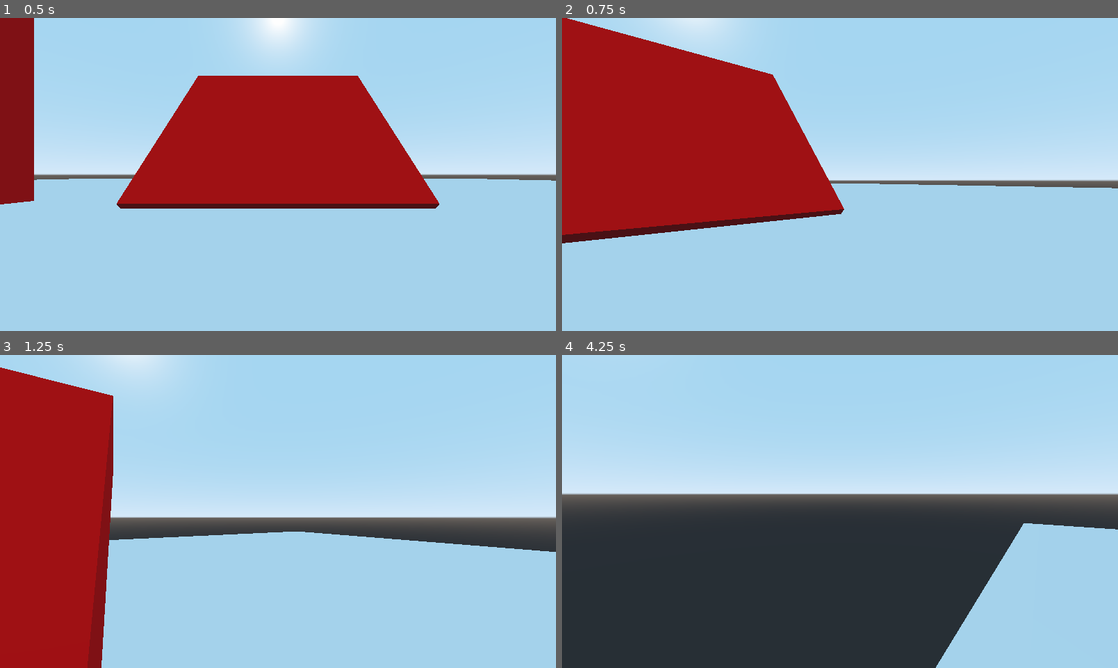
Above: before the commit, frames 1-4 (two rows, left to right).
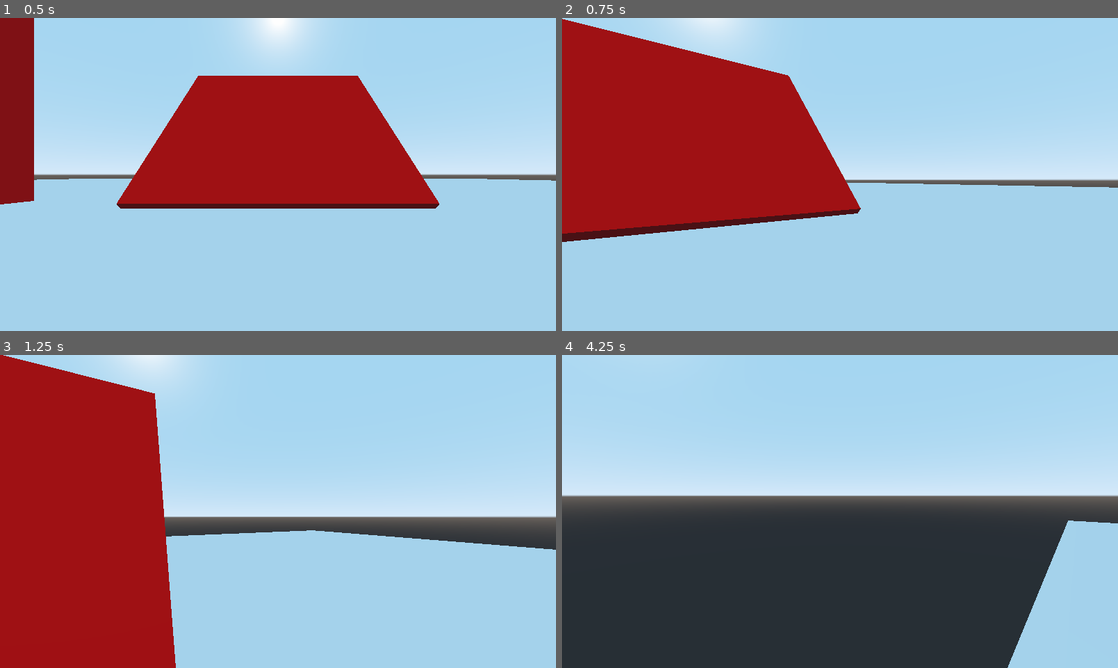
Above: after the commit, the same moments.

Repository: duckinator/nyoom
Game: Godot game, scene res://Main.tscn
The game is run twice, just before and just after one commit, with the same random seed, the same clock (stepped at 60 frames per second) and the same inputs.
Inputs (mouse positions are in pixels of both pictures, inside the frame that each line leads up to):
- Up to frame 1 (0.5 s): no input
- Up to frame 2 (0.75 s): tap Enter at 0.5 s; move the mouse to (867, 174) at 0.52 s; hold W (movement_forward) from 0.53 s (still down); click (867, 174) at 0.6 s
- Up to frame 3 (1.25 s): keep holding W (movement_forward); tap Space (movement_jump) at 0.77 s
- Up to frame 4 (4.25 s): keep holding W (movement_forward); move the mouse to (812, 511) at 1.27 s; right-click (812, 511) at 1.35 s; tap Space (movement_jump) at 1.52, 3.02, 3.77 s; move the mouse to (851, 505) at 2.02 s; click (851, 505) at 2.1 s; move the mouse to (834, 517) at 2.77 s; right-click (834, 517) at 2.85 s; move the mouse to (878, 514) at 3.52 s; click (878, 514) at 3.6 s

Frame 1 is identical in both runs. In frame 2, 2.0% of the frame differs, in the area x 0-100%, y 0-72%; in frame 3, 12%, in the area x 0-100%, y 0-100%; in frame 4, 5.8%.

Commit message:
???

Diff:
--- a/src/Player.gd
+++ b/src/Player.gd
@@ -7,9 +7,7 @@
 const FALL_MULTIPLIER = 1.0
 const LOW_JUMP_MULTIPLIER = 1.5
 
-const MASS = 10
-
-var gravity
+const gravity = Vector3(0, -10, 0)
 const MAX_SPEED = 20
 const JUMP_SPEED = 10
 const ACCEL = 3
@@ -55,7 +53,7 @@
 	pass
 
 func get_mouse_sensitivity():
-	return 50
+	return 45
 
 func get_joypad_sensitivity():
 	return 50
@@ -71,10 +69,6 @@
 	safe_rotate(Vector2(horiz, vert))
 
 func _physics_process(delta):
-	if not gravity:
-		gravity = Vector3(0, -9, 0) #Game.get_total_gravity_for($DummyRigidBody)
-		#$DummyRigidBody.visible = false
-
 	if not is_dead:
 		process_input(delta)
 		process_movement(delta)
